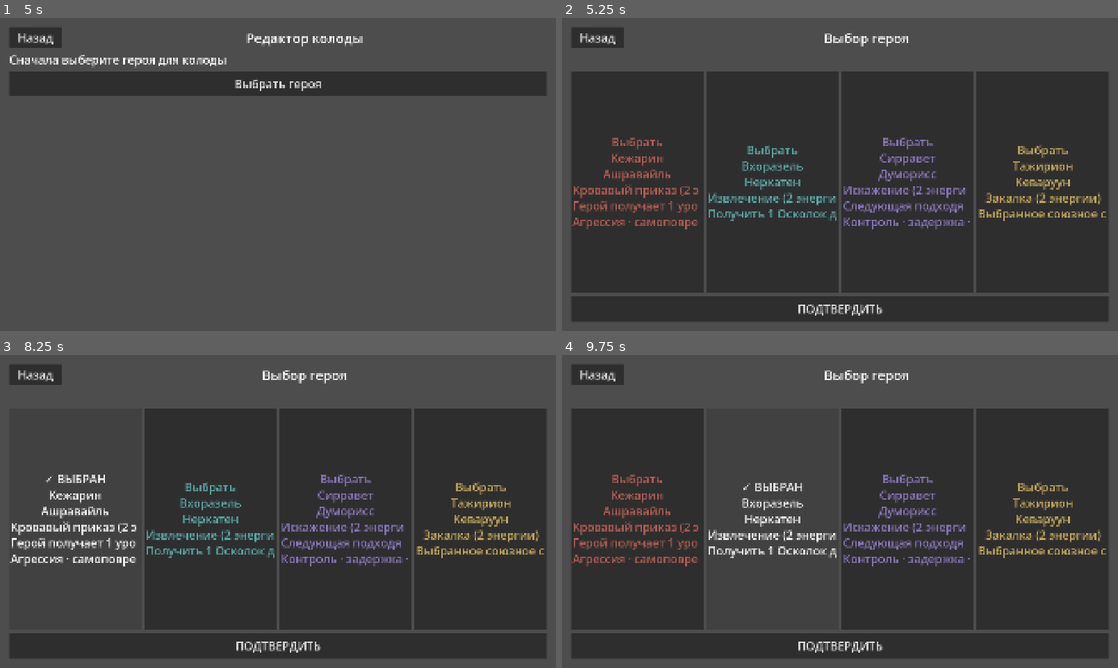
Above: before the commit, frames 1-4 (two rows, left to right).
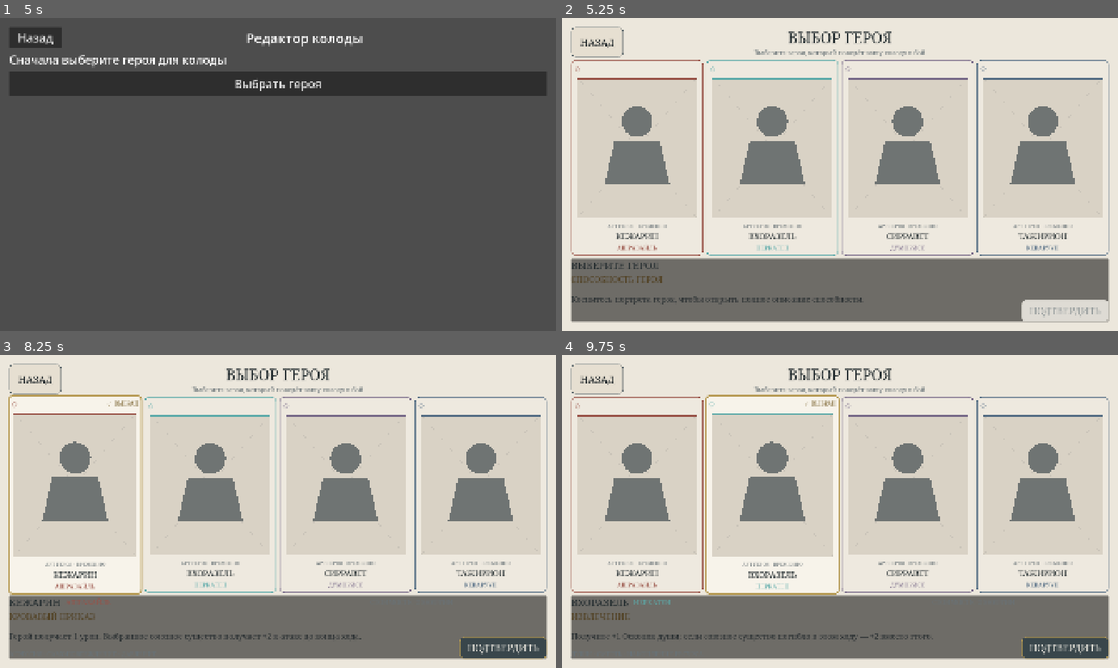
Above: after the commit, the same moments.

Repository: ilsafgilmullin/odraveth
Game: Godot game, scene res://scenes/boot/boot.tscn
Same seed, same stepped clock (60 frames per second), same inputs: the game is played once before the commit and once after it.
Inputs (mouse positions are in pixels of both pictures, inside the frame that each line leads up to; where the layout moved, square brackets give the same spot in the first picture):
- Up to frame 1 (5 s): click "ВОЙТИ В НУЛМЕРИС" at 0.5 s; click "Назад" at 1.25 s; click "КОЛЛЕКЦИЯ" at 2 s; click (83, 80) at 2.77 s; type "12" at 2.85 s; click "Назад" at 3.5 s; click "КОЛОДЫ" at 4.25 s
- Up to frame 2 (5.25 s): click "Выбрать героя" at 5 s
- Up to frame 3 (8.25 s): click "Назад" (after the commit: "НАЗАД") at 5.75 s; click "Назад" at 6.5 s; click "ГЕРОИ" at 7.25 s; click (77, 495) [77, 517] at 8 s
- Up to frame 4 (9.75 s): click (639, 495) [639, 517] at 8.75 s; click (773, 495) [773, 517] at 9.5 s

Frame 1 is identical in both runs. In frame 2, 100% of the frame differs, in the area x 0-100%, y 0-100%; in frame 3, 99%; in frame 4, 99%.

Commit message:
Stage 7C: build visual hero selection

Diff:
--- a/scenes/heroes/hero_select.tscn
+++ b/scenes/heroes/hero_select.tscn
@@ -1,10 +1,167 @@
-[gd_scene format=3]
+[gd_scene load_steps=3 format=3]
 
 [ext_resource type="Script" path="res://scripts/ui/hero_select_screen.gd" id="1_script"]
+[ext_resource type="Script" path="res://scripts/ui/safe_area_container.gd" id="2_safe"]
 
 [node name="HeroSelect" type="Control"]
 layout_mode = 3
 anchors_preset = 15
 anchor_right = 1.0
 anchor_bottom = 1.0
+grow_horizontal = 2
+grow_vertical = 2
 script = ExtResource("1_script")
+
+[node name="Background" type="ColorRect" parent="."]
+layout_mode = 1
+anchors_preset = 15
+anchor_right = 1.0
+anchor_bottom = 1.0
+grow_horizontal = 2
+grow_vertical = 2
+mouse_filter = 2
+color = Color(0.92549, 0.905882, 0.862745, 1)
+
+[node name="SafeArea" type="MarginContainer" parent="."]
+layout_mode = 1
+anchors_preset = 15
+anchor_right = 1.0
+anchor_bottom = 1.0
+grow_horizontal = 2
+grow_vertical = 2
+script = ExtResource("2_safe")
+
+[node name="Layout" type="VBoxContainer" parent="SafeArea"]
+layout_mode = 2
+theme_override_constants/separation = 10
+
+[node name="Header" type="HBoxContainer" parent="SafeArea/Layout"]
+custom_minimum_size = Vector2(0, 74)
+layout_mode = 2
+theme_override_constants/separation = 20
+
+[node name="BackButton" type="Button" parent="SafeArea/Layout/Header"]
+unique_name_in_owner = true
+custom_minimum_size = Vector2(180, 64)
+layout_mode = 2
+text = "НАЗАД"
+
+[node name="TitleBlock" type="VBoxContainer" parent="SafeArea/Layout/Header"]
+layout_mode = 2
+size_flags_horizontal = 3
+theme_override_constants/separation = 0
+
+[node name="TitleLabel" type="Label" parent="SafeArea/Layout/Header/TitleBlock"]
+unique_name_in_owner = true
+layout_mode = 2
+theme_override_colors/font_color = Color(0.133333, 0.168627, 0.180392, 1)
+theme_override_font_sizes/font_size = 52
+text = "ВЫБОР ГЕРОЯ"
+horizontal_alignment = 1
+
+[node name="Subtitle" type="Label" parent="SafeArea/Layout/Header/TitleBlock"]
+layout_mode = 2
+theme_override_colors/font_color = Color(0.407843, 0.447059, 0.462745, 1)
+theme_override_font_sizes/font_size = 22
+text = "Выберите героя, который поведёт вашу колоду в бой"
+horizontal_alignment = 1
+
+[node name="HeaderBalance" type="Control" parent="SafeArea/Layout/Header"]
+custom_minimum_size = Vector2(180, 64)
+layout_mode = 2
+mouse_filter = 2
+
+[node name="HeroCards" type="HBoxContainer" parent="SafeArea/Layout"]
+unique_name_in_owner = true
+custom_minimum_size = Vector2(0, 318)
+layout_mode = 2
+size_flags_vertical = 3
+theme_override_constants/separation = 12
+
+[node name="HeroInfoPanel" type="PanelContainer" parent="SafeArea/Layout"]
+unique_name_in_owner = true
+custom_minimum_size = Vector2(0, 218)
+layout_mode = 2
+
+[node name="InfoLayout" type="HBoxContainer" parent="SafeArea/Layout/HeroInfoPanel"]
+layout_mode = 2
+theme_override_constants/separation = 24
+
+[node name="InfoContent" type="VBoxContainer" parent="SafeArea/Layout/HeroInfoPanel/InfoLayout"]
+layout_mode = 2
+size_flags_horizontal = 3
+theme_override_constants/separation = 5
+
+[node name="IdentityRow" type="HBoxContainer" parent="SafeArea/Layout/HeroInfoPanel/InfoLayout/InfoContent"]
+layout_mode = 2
+theme_override_constants/separation = 18
+
+[node name="SelectedHeroName" type="Label" parent="SafeArea/Layout/HeroInfoPanel/InfoLayout/InfoContent/IdentityRow"]
+unique_name_in_owner = true
+layout_mode = 2
+theme_override_colors/font_color = Color(0.133333, 0.168627, 0.180392, 1)
+theme_override_font_sizes/font_size = 34
+text = "ВЫБЕРИТЕ ГЕРОЯ"
+
+[node name="SelectedFaction" type="Label" parent="SafeArea/Layout/HeroInfoPanel/InfoLayout/InfoContent/IdentityRow"]
+unique_name_in_owner = true
+layout_mode = 2
+size_flags_horizontal = 3
+theme_override_font_sizes/font_size = 24
+vertical_alignment = 1
+
+[node name="PowerCost" type="Label" parent="SafeArea/Layout/HeroInfoPanel/InfoLayout/InfoContent/IdentityRow"]
+unique_name_in_owner = true
+layout_mode = 2
+theme_override_colors/font_color = Color(0.407843, 0.447059, 0.462745, 1)
+theme_override_font_sizes/font_size = 23
+vertical_alignment = 1
+
+[node name="PowerName" type="Label" parent="SafeArea/Layout/HeroInfoPanel/InfoLayout/InfoContent"]
+unique_name_in_owner = true
+layout_mode = 2
+theme_override_colors/font_color = Color(0.313725, 0.247059, 0.12549, 1)
+theme_override_font_sizes/font_size = 29
+text = "СПОСОБНОСТЬ ГЕРОЯ"
+
+[node name="PowerDescription" type="Label" parent="SafeArea/Layout/HeroInfoPanel/InfoLayout/InfoContent"]
+unique_name_in_owner = true
+custom_minimum_size = Vector2(0, 84)
+layout_mode = 2
+size_flags_vertical = 3
+theme_override_colors/font_color = Color(0.12549, 0.152941, 0.164706, 1)
+theme_override_font_sizes/font_size = 27
+text = "Коснитесь портрета героя, чтобы открыть полное описание способности."
+autowrap_mode = 2
+clip_text = false
+vertical_alignment = 1
+
+[node name="Playstyle" type="Label" parent="SafeArea/Layout/HeroInfoPanel/InfoLayout/InfoContent"]
+unique_name_in_owner = true
+layout_mode = 2
+theme_override_colors/font_color = Color(0.407843, 0.447059, 0.462745, 1)
+theme_override_font_sizes/font_size = 22
+
+[node name="ActionColumn" type="VBoxContainer" parent="SafeArea/Layout/HeroInfoPanel/InfoLayout"]
+custom_minimum_size = Vector2(300, 0)
+layout_mode = 2
+theme_override_constants/separation = 8
+
+[node name="ActionSpacer" type="Control" parent="SafeArea/Layout/HeroInfoPanel/InfoLayout/ActionColumn"]
+layout_mode = 2
+size_flags_vertical = 3
+mouse_filter = 2
+
+[node name="StatusMessage" type="Label" parent="SafeArea/Layout/HeroInfoPanel/InfoLayout/ActionColumn"]
+unique_name_in_owner = true
+layout_mode = 2
+theme_override_colors/font_color = Color(0.501961, 0.203922, 0.180392, 1)
+theme_override_font_sizes/font_size = 20
+horizontal_alignment = 1
+autowrap_mode = 2
+
+[node name="ConfirmHeroButton" type="Button" parent="SafeArea/Layout/HeroInfoPanel/InfoLayout/ActionColumn"]
+unique_name_in_owner = true
+custom_minimum_size = Vector2(300, 76)
+layout_mode = 2
+text = "ПОДТВЕРДИТЬ"
--- /dev/null
+++ b/scripts/ui/hero_portrait_placeholder.gd
@@ -0,0 +1,43 @@
+class_name HeroPortraitPlaceholder
+extends Control
+## HERO ART = PLACEHOLDER. Neutral production slot; final character art is separate.
+
+var hero_id: StringName = &""
+var accent := VisualTokens.COLOR_STEEL_500
+var presentation_gender := ""
+
+
+func configure(id: StringName) -> void:
+	hero_id = id
+	accent = HeroPresentation.faction_accent(id)
+	presentation_gender = HeroPresentation.presentation_gender(id)
+	queue_redraw()
+
+
+func _ready() -> void:
+	mouse_filter = Control.MOUSE_FILTER_IGNORE
+	queue_redraw()
+
+
+func _draw() -> void:
+	var s := size
+	if s.x <= 1.0 or s.y <= 1.0:
+		return
+	var inset := 8.0
+	var rect := Rect2(Vector2(inset, inset), s - Vector2(inset * 2.0, inset * 2.0))
+	draw_rect(rect, Color("d9d2c5"))
+	draw_rect(Rect2(rect.position, Vector2(rect.size.x, 7.0)), accent)
+	draw_line(rect.position, rect.end, Color(0.25, 0.28, 0.29, 0.10), 1.0)
+	draw_line(Vector2(rect.end.x, rect.position.y), Vector2(rect.position.x, rect.end.y),
+		Color(0.25, 0.28, 0.29, 0.10), 1.0)
+
+	# Deliberately generic bust silhouette: no final face/costume/body canon is invented.
+	var center := Vector2(s.x * 0.50, s.y * 0.47)
+	var silhouette := Color("6f7473")
+	draw_circle(center + Vector2(0.0, -s.y * 0.15), s.y * 0.105, silhouette)
+	draw_polygon(PackedVector2Array([
+		center + Vector2(-s.x * 0.18, -s.y * 0.02),
+		center + Vector2(s.x * 0.18, -s.y * 0.02),
+		center + Vector2(s.x * 0.26, s.y * 0.28),
+		center + Vector2(-s.x * 0.26, s.y * 0.28),
+	]), PackedColorArray([silhouette]))
--- /dev/null
+++ b/scripts/ui/hero_presentation.gd
@@ -0,0 +1,65 @@
+class_name HeroPresentation
+extends RefCounted
+## Stage 7C presentation metadata. Numeric mechanics come from HeroCatalog/GameRules.
+
+const PLAYSTYLES := {
+	HeroCatalog.KEZHARYN: "АГРЕССИЯ · САМОПОВРЕЖДЕНИЕ · ДАВЛЕНИЕ",
+	HeroCatalog.VHORAZEL: "ДУШИ · СМЕРТЬ · НАКОПЛЕНИЕ РЕСУРСА",
+	HeroCatalog.SYRRAVETH: "КОНТРОЛЬ · ЗАДЕРЖКА · ИСКАЖЕНИЕ СТОИМОСТИ",
+	HeroCatalog.TAZHYRION: "БРОНЯ · ЗАЩИТА · УСТОЙЧИВОСТЬ",
+}
+
+const PRESENTATION_GENDER := {
+	HeroCatalog.KEZHARYN: "male",
+	HeroCatalog.VHORAZEL: "male",
+	HeroCatalog.SYRRAVETH: "female",
+	HeroCatalog.TAZHYRION: "male",
+}
+
+const FACTION_ACCENTS := {
+	Faction.Id.ASHRAVAEL: Color("985146"),
+	Faction.Id.NERQATHEN: Color("5caaa9"),
+	Faction.Id.DUMORYSS: Color("766887"),
+	Faction.Id.KHEVARUUN: Color("536c83"),
+}
+
+
+static func power_cost(_hero_id: StringName) -> int:
+	return GameRules.HERO_ABILITY_COST
+
+
+static func power_description(hero_id: StringName) -> String:
+	match hero_id:
+		HeroCatalog.KEZHARYN:
+			return "Герой получает %d урон. Выбранное союзное существо получает +%d к атаке до конца хода." % [
+				HeroCatalog.value(hero_id, "self_damage"),
+				HeroCatalog.value(hero_id, "attack_bonus"),
+			]
+		HeroCatalog.VHORAZEL:
+			return "Получите +%d Осколок души; если союзное существо погибло в этом ходу — +%d вместо этого." % [
+				HeroCatalog.value(hero_id, "soul_shards"),
+				HeroCatalog.value(hero_id, "soul_shards_after_ally_death"),
+			]
+		HeroCatalog.SYRRAVETH:
+			return "Способность добавляет заряд Искажения. Следующая подходящая карта противника стоимостью не более %d получает +%d к стоимости согласно правилам Искажения." % [
+				HeroCatalog.value(hero_id, "max_affected_cost"),
+				HeroCatalog.value(hero_id, "cost_increase"),
+			]
+		HeroCatalog.TAZHYRION:
+			return "Выбранное союзное существо получает +%d к броне." % HeroCatalog.value(hero_id, "armor")
+		_:
+			return ""
+
+
+static func playstyle(hero_id: StringName) -> String:
+	return PLAYSTYLES.get(hero_id, "")
+
+
+static func presentation_gender(hero_id: StringName) -> String:
+	return PRESENTATION_GENDER.get(hero_id, "")
+
+
+static func faction_accent(hero_id: StringName) -> Color:
+	if not HeroCatalog.has_hero(hero_id):
+		return VisualTokens.COLOR_STEEL_500
+	return FACTION_ACCENTS.get(HeroCatalog.faction_of(hero_id), VisualTokens.COLOR_STEEL_500)
--- /dev/null
+++ b/scripts/ui/hero_select_card.gd
@@ -0,0 +1,144 @@
+class_name HeroSelectCard
+extends Button
+## Interactive Hero Select portrait card. Art and faction emblem are explicit placeholders.
+
+var hero_id: StringName = &""
+var portrait: HeroPortraitPlaceholder
+var hero_name_label: Label
+var faction_label: Label
+var selected_marker: Label
+var faction_symbol_placeholder: Label
+var art_status_label: Label
+
+var _accent := VisualTokens.COLOR_STEEL_500
+var _built := false
+
+
+func configure(id: StringName) -> void:
+	hero_id = id
+	_accent = HeroPresentation.faction_accent(id)
+	_ensure_structure()
+	portrait.configure(id)
+	var data: Dictionary = HeroCatalog.HEROES[id]
+	hero_name_label.text = String(data["name_ru"]).to_upper()
+	faction_label.text = SetupUi.faction_name(HeroCatalog.faction_of(id)).to_upper()
+	faction_label.add_theme_color_override("font_color", _accent)
+	faction_symbol_placeholder.add_theme_color_override("font_color", _accent)
+	_apply_styles()
+
+
+func set_selected_state(selected: bool) -> void:
+	button_pressed = selected
+	selected_marker.visible = selected
+	scale = Vector2(1.018, 1.018) if selected else Vector2.ONE
+	z_index = 2 if selected else 0
+
+
+func _ensure_structure() -> void:
+	if _built:
+		return
+	_built = true
+	toggle_mode = true
+	focus_mode = Control.FOCUS_ALL
+	clip_contents = false
+	custom_minimum_size = Vector2(280, 300)
+	size_flags_horizontal = Control.SIZE_EXPAND_FILL
+	size_flags_vertical = Control.SIZE_EXPAND_FILL
+	resized.connect(_update_pivot)
+
+	var margin := MarginContainer.new()
+	margin.mouse_filter = Control.MOUSE_FILTER_IGNORE
+	margin.set_anchors_and_offsets_preset(Control.PRESET_FULL_RECT)
+	margin.add_theme_constant_override("margin_left", 12)
+	margin.add_theme_constant_override("margin_top", 10)
+	margin.add_theme_constant_override("margin_right", 12)
+	margin.add_theme_constant_override("margin_bottom", 12)
+	add_child(margin)
+
+	var stack := VBoxContainer.new()
+	stack.mouse_filter = Control.MOUSE_FILTER_IGNORE
+	stack.add_theme_constant_override("separation", 5)
+	margin.add_child(stack)
+
+	var top := HBoxContainer.new()
+	top.mouse_filter = Control.MOUSE_FILTER_IGNORE
+	top.custom_minimum_size.y = 30
+	stack.add_child(top)
+
+	faction_symbol_placeholder = Label.new()
+	faction_symbol_placeholder.name = "FactionSymbolPlaceholder"
+	faction_symbol_placeholder.text = "◇"
+	faction_symbol_placeholder.tooltip_text = "Временный слот символа фракции"
+	faction_symbol_placeholder.mouse_filter = Control.MOUSE_FILTER_IGNORE
+	faction_symbol_placeholder.add_theme_font_size_override("font_size", 26)
+	top.add_child(faction_symbol_placeholder)
+
+	var spacer := Control.new()
+	spacer.mouse_filter = Control.MOUSE_FILTER_IGNORE
+	spacer.size_flags_horizontal = Control.SIZE_EXPAND_FILL
+	top.add_child(spacer)
+
+	selected_marker = Label.new()
+	selected_marker.name = "SelectedMarker"
+	selected_marker.text = "✓ ВЫБРАН"
+	selected_marker.visible = false
+	selected_marker.mouse_filter = Control.MOUSE_FILTER_IGNORE
+	selected_marker.add_theme_color_override("font_color", VisualTokens.COLOR_GOLD_700)
+	selected_marker.add_theme_font_size_override("font_size", 20)
+	top.add_child(selected_marker)
+
+	portrait = HeroPortraitPlaceholder.new()
+	portrait.name = "HeroArtPlaceholder"
+	portrait.custom_minimum_size = Vector2(0, 160)
+	portrait.size_flags_vertical = Control.SIZE_EXPAND_FILL
+	stack.add_child(portrait)
+
+	art_status_label = Label.new()
+	art_status_label.name = "HeroArtStatus"
+	art_status_label.text = "АРТ ГЕРОЯ · ВРЕМЕННО"
+	art_status_label.mouse_filter = Control.MOUSE_FILTER_IGNORE
+	art_status_label.horizontal_alignment = HORIZONTAL_ALIGNMENT_CENTER
+	art_status_label.add_theme_color_override("font_color", VisualTokens.COLOR_MUTED)
+	art_status_label.add_theme_font_size_override("font_size", 17)
+	stack.add_child(art_status_label)
+
+	hero_name_label = Label.new()
+	hero_name_label.name = "HeroName"
+	hero_name_label.mouse_filter = Control.MOUSE_FILTER_IGNORE
+	hero_name_label.horizontal_alignment = HORIZONTAL_ALIGNMENT_CENTER
+	hero_name_label.add_theme_color_override("font_color", VisualTokens.COLOR_STEEL_900)
+	hero_name_label.add_theme_font_size_override("font_size", 28)
+	stack.add_child(hero_name_label)
+
+	faction_label = Label.new()
+	faction_label.name = "FactionName"
+	faction_label.mouse_filter = Control.MOUSE_FILTER_IGNORE
+	faction_label.horizontal_alignment = HORIZONTAL_ALIGNMENT_CENTER
+	faction_label.add_theme_font_size_override("font_size", 21)
+	stack.add_child(faction_label)
+
+
+func _apply_styles() -> void:
+	var normal := _card_box(Color("eee9df"), _accent, 2)
+	var hover := _card_box(Color("f5f1e9"), _accent, 3)
+	var pressed := _card_box(Color("f7f3ea"), VisualTokens.COLOR_GOLD_500, 5)
+	var disabled := _card_box(Color("dedbd4"), VisualTokens.COLOR_STONE_500, 1)
+	add_theme_stylebox_override("normal", normal)
+	add_theme_stylebox_override("hover", hover)
+	add_theme_stylebox_override("pressed", pressed)
+	add_theme_stylebox_override("hover_pressed", pressed)
+	add_theme_stylebox_override("focus", _card_box(Color(0, 0, 0, 0), VisualTokens.COLOR_MAGIC_500, 3))
+	add_theme_stylebox_override("disabled", disabled)
+
+
+func _card_box(background: Color, border: Color, width: int) -> StyleBoxFlat:
+	var box := StyleBoxFlat.new()
+	box.bg_color = background
+	box.border_color = border
+	box.set_border_width_all(width)
+	box.set_corner_radius_all(VisualTokens.RADIUS_MEDIUM)
+	return box
+
+
+func _update_pivot() -> void:
+	pivot_offset = size * 0.5
--- a/scripts/ui/hero_select_screen.gd
+++ b/scripts/ui/hero_select_screen.gd
@@ -1,78 +1,140 @@
 class_name HeroSelectScreen
-extends SetupScreen
-
-const POWER_TEXT := {
-	HeroCatalog.KEZHARYN: "Герой получает 1 урон. Союзное существо получает +2 к атаке до конца хода.",
-	HeroCatalog.VHORAZEL: "Получить 1 Осколок души; 2, если союзное существо погибло в этом ходу.",
-	HeroCatalog.SYRRAVETH: "Следующая подходящая карта противника стоимостью до 3 получает +1 к стоимости.",
-	HeroCatalog.TAZHYRION: "Выбранное союзное существо получает +1 к максимальной и текущей броне.",
-}
-const STYLES := {
-	HeroCatalog.KEZHARYN: "Агрессия · самоповреждение · усиление существ",
-	HeroCatalog.SYRRAVETH: "Контроль · задержка · искажение действий",
-}
+extends Control
+## Stage 7C Hero Select V1. Tap previews; only explicit confirmation persists selection.
 
 var pending_hero: StringName = &""
 var hero_buttons: Dictionary = {}
-var hero_captions: Dictionary = {}
+
+@onready var hero_row: HBoxContainer = %HeroCards
+@onready var info_panel: PanelContainer = %HeroInfoPanel
+@onready var hero_name_label: Label = %SelectedHeroName
+@onready var faction_label: Label = %SelectedFaction
+@onready var power_name_label: Label = %PowerName
+@onready var power_cost_label: Label = %PowerCost
+@onready var power_description_label: Label = %PowerDescription
+@onready var playstyle_label: Label = %Playstyle
+@onready var status_message: Label = %StatusMessage
+@onready var confirm_button: Button = %ConfirmHeroButton
+@onready var back_button: Button = %BackButton
+@onready var title_label: Label = %TitleLabel
+
+var _button_group := ButtonGroup.new()
 
 
-func _route_id() -> StringName:
-	return Routes.HERO_SELECT
+func _ready() -> void:
+	UiKit.apply_root_theme(self)
+	_button_group.allow_unpress = false
+	UiKit.style_button(back_button, UiKit.ButtonRole.SECONDARY)
+	UiKit.style_button(confirm_button, UiKit.ButtonRole.PRIMARY)
+	back_button.pressed.connect(_request_back)
+	confirm_button.pressed.connect(_confirm)
+
+	pending_hero = StringName(str(AppState.profile.get("selected_hero_id", "")))
+	if not HeroCatalog.has_hero(pending_hero):
+		pending_hero = &""
+
+	_build_hero_cards()
+	_refresh_selection()
+	get_viewport().size_changed.connect(_on_viewport_size_changed)
+	_apply_layout_for_size(get_viewport_rect().size)
 
 
-func _build_content() -> void:
-	pending_hero = StringName(str(AppState.profile.get("selected_hero_id", "")))
-	var row := HBoxContainer.new()
-	row.name = "HeroCards"
-	row.size_flags_vertical = SIZE_EXPAND_FILL
-	row.add_theme_constant_override("separation", 12)
-	content.add_child(row)
+func _build_hero_cards() -> void:
 	for hero: StringName in PlayerSetupData.HERO_IDS:
-		var data: Dictionary = HeroCatalog.HEROES[hero]
-		var faction := HeroCatalog.faction_of(hero)
-		var button := Button.new()
-		button.name = "Hero_%s" % hero
-		button.size_flags_horizontal = SIZE_EXPAND_FILL
-		button.size_flags_vertical = SIZE_EXPAND_FILL
-		button.clip_text = true
-		button.add_theme_color_override("font_color", SetupUi.ACCENTS[faction])
-		button.text = "%s\n%s\n\n%s (2 энергии)\n%s\n\n%s" % [
-			data["name_ru"], SetupUi.faction_name(faction), data["power_ru"],
-			POWER_TEXT[hero], STYLES.get(hero, "")]
-		button.pressed.connect(_choose.bind(hero))
-		row.add_child(button)
-		hero_buttons[hero] = button
-		hero_captions[hero] = button.text
-	_refresh_selection()
-	var confirm := Button.new()
-	confirm.name = "ConfirmHeroButton"
-	confirm.text = "ПОДТВЕРДИТЬ"
-	confirm.custom_minimum_size.y = 88
-	confirm.pressed.connect(_confirm)
-	content.add_child(confirm)
+		var card := HeroSelectCard.new()
+		card.name = "Hero_%s" % hero
+		card.button_group = _button_group
+		card.configure(hero)
+		card.pressed.connect(_choose.bind(hero))
+		hero_row.add_child(card)
+		hero_buttons[hero] = card
 
 
 func _choose(hero: StringName) -> void:
+	if not HeroCatalog.has_hero(hero):
+		return
 	pending_hero = hero
+	status_message.text = ""
 	_refresh_selection()
 
 
 func _refresh_selection() -> void:
 	for hero: StringName in hero_buttons:
-		var button: Button = hero_buttons[hero]
-		button.text = ("✓ ВЫБРАН\n" if hero == pending_hero else "Выбрать\n") + String(hero_captions[hero])
+		(hero_buttons[hero] as HeroSelectCard).set_selected_state(hero == pending_hero)
+	_update_info_panel()
+	confirm_button.disabled = not HeroCatalog.has_hero(pending_hero)
+
+
+func _update_info_panel() -> void:
+	if not HeroCatalog.has_hero(pending_hero):
+		hero_name_label.text = "ВЫБЕРИТЕ ГЕРОЯ"
+		faction_label.text = ""
+		power_name_label.text = "СПОСОБНОСТЬ ГЕРОЯ"
+		power_cost_label.text = ""
+		power_description_label.text = "Коснитесь портрета героя, чтобы открыть полное описание способности."
+		playstyle_label.text = ""
+		return
+
+	var data: Dictionary = HeroCatalog.HEROES[pending_hero]
+	var faction := HeroCatalog.faction_of(pending_hero)
+	var accent := HeroPresentation.faction_accent(pending_hero)
+	hero_name_label.text = String(data["name_ru"]).to_upper()
+	faction_label.text = SetupUi.faction_name(faction).to_upper()
+	faction_label.add_theme_color_override("font_color", accent)
+	power_name_label.text = String(data["power_ru"]).to_upper()
+	power_cost_label.text = "СТОИМОСТЬ: %d ЭНЕРГИИ" % HeroPresentation.power_cost(pending_hero)
+	power_description_label.text = HeroPresentation.power_description(pending_hero)
+	playstyle_label.text = HeroPresentation.playstyle(pending_hero)
 
 
 func _confirm() -> void:
 	if not HeroCatalog.has_hero(pending_hero):
-		show_message("Сначала выберите героя")
+		status_message.text = "Сначала выберите героя"
 		return
 	var next := PlayerSetupData.select_hero(AppState.profile, pending_hero)
 	if AppState.persist_profile(next) != OK:
-		show_message("Не удалось сохранить героя. Выбор остаётся на экране.")
+		status_message.text = "Не удалось сохранить героя. Выбор остаётся на экране."
 		return
+	_request_back()
+
+
+func _request_back() -> void:
 	if SceneRouter.can_go_back():
 		SceneRouter.go_back()
 	else:
 		SceneRouter.reset_to(Routes.MAIN_MENU)
+
+
+func handle_back_request() -> bool:
+	# Tap selection is preview-only, so generic SceneRouter Back can safely leave.
+	return false
+
+
+func _on_viewport_size_changed() -> void:
+	_apply_layout_for_size(get_viewport_rect().size)
+
+
+func _apply_layout_for_size(viewport_size: Vector2) -> void:
+	var width_class := ResponsiveLayout.width_class(viewport_size.x)
+	var cards_height := 318.0
+	var info_height := 218.0
+	var title_size := 52
+	var row_gap := 12
+
+	match width_class:
+		ResponsiveLayout.WidthClass.NARROW:
+			cards_height = 294.0
+			info_height = 210.0
+			title_size = 48
+			row_gap = 8
+		ResponsiveLayout.WidthClass.WIDE:
+			cards_height = 338.0
+			info_height = 226.0
+			title_size = 56
+			row_gap = 16
+
+	hero_row.custom_minimum_size.y = cards_height
+	hero_row.add_theme_constant_override("separation", row_gap)
+	info_panel.custom_minimum_size.y = info_height
+	title_label.add_theme_font_size_override("font_size", title_size)
+	power_description_label.custom_minimum_size.y = 84.0
Not shown, added: docs/HERO_SELECT_V1.md
Not shown, changed: docs/VISUAL_FOUNDATION.md
